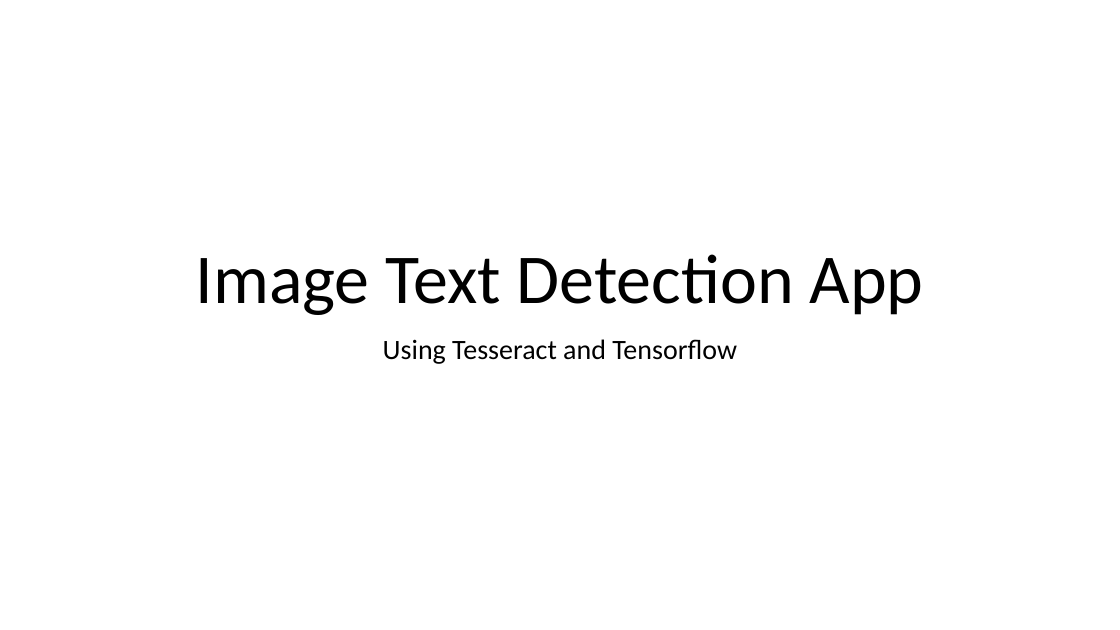
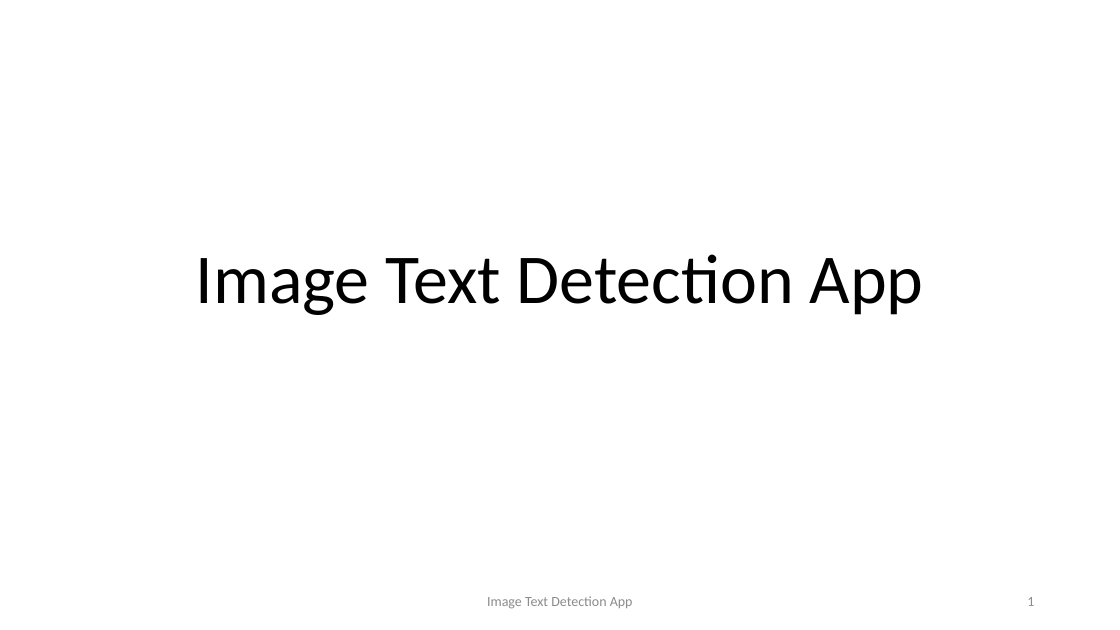
Before and after one commit to dhamacher/image-text-detection-app, a slide deck: slide 1 of design/Image Text Detection App Wireframe.pptx. Drawn at 1120x630 pixels with LibreOffice and Linux fonts; fonts in the diff are those of the drawing. Boxes give left, top, right and bottom in pixels: in the first picture for what was removed or moved away, otherwise in the second. Text is boxed around its words. In the diff, an @@ line names an element or a change of style, - is before the commit and + after.

```diff
--- a/design/Image Text Detection App Wireframe.pptx
+++ b/design/Image Text Detection App Wireframe.pptx
@@ subtitle removed at [383,339,737,364] @@
-Using Tesseract and Tensorflow
@@ text added at [487,596,633,609], 12 pt, text #8C8C8C @@
+Image Text Detection App
@@ page number added at [1027,597,1034,606], 12 pt, text #8C8C8C @@
+1
```
Also in this commit, not shown: 1 other slide changed, 2 slides added, 7 other files.
